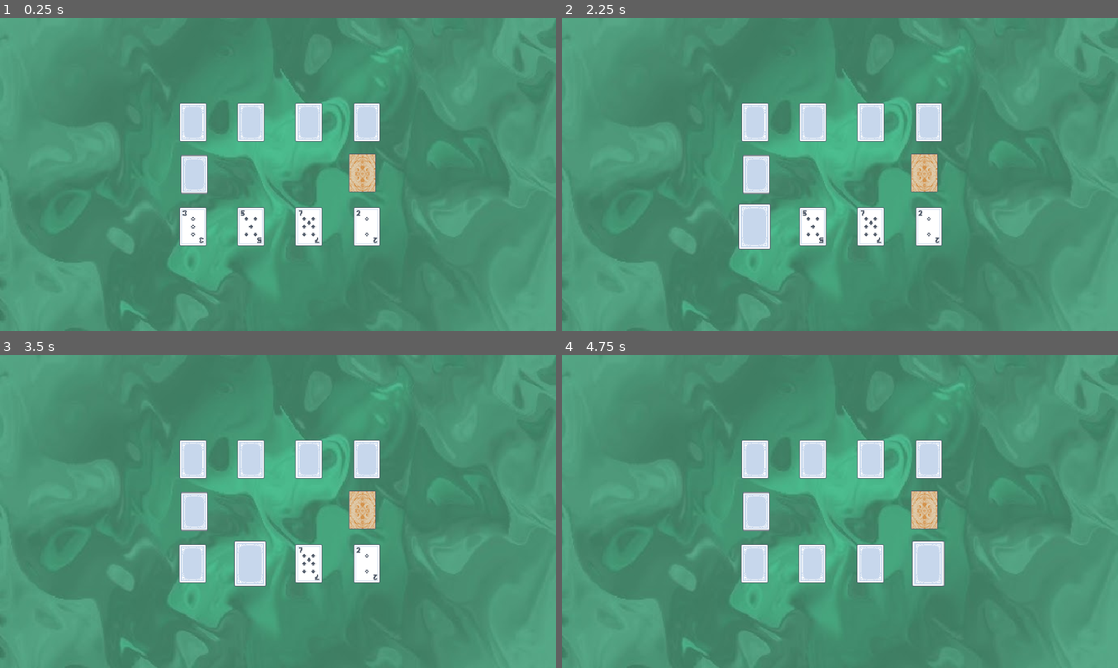
Above: before the commit, frames 1-4 (two rows, left to right).
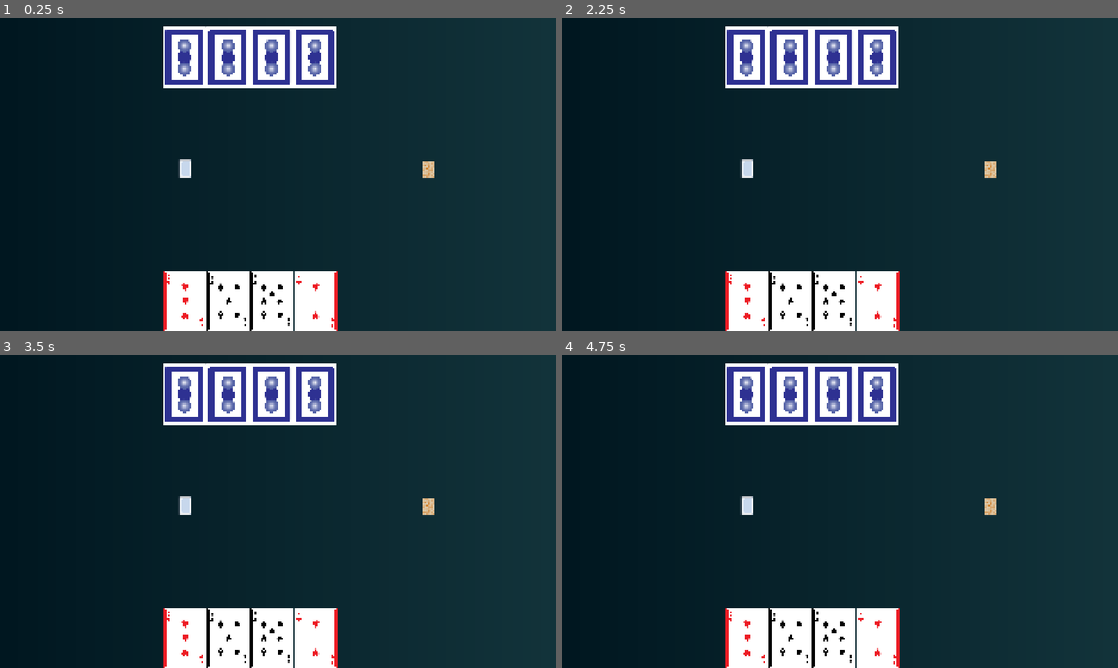
Above: after the commit, the same moments.

Repository: nmanteiga/BrinQo-Quantum-GameJam
Game: Godot game, scene res://scenes/table/table.tscn
The game is run twice, just before and just after one commit, with the same random seed, the same clock (stepped at 60 frames per second) and the same inputs.
Inputs (mouse positions are in pixels of both pictures, inside the frame that each line leads up to):
- Up to frame 1 (0.25 s): no input
- Up to frame 2 (2.25 s): tap Enter at 0.5, 2 s; move the mouse to (756, 174) at 0.52 s; click (756, 174) at 0.67 s; tap Space at 1.25 s; move the mouse to (923, 174) at 1.27 s; click (923, 174) at 1.42 s; move the mouse to (756, 227) at 2.02 s; click (756, 227) at 2.17 s
- Up to frame 3 (3.5 s): tap Space at 2.75 s; move the mouse to (250, 564) at 2.77 s; click (250, 564) at 2.92 s
- Up to frame 4 (4.75 s): tap Enter at 3.5 s; move the mouse to (867, 564) at 3.52 s; click (867, 564) at 3.67 s; tap Space at 4.25 s; move the mouse to (928, 564) at 4.27 s; click (928, 564) at 4.42 s

The runs differ from the first frame. In frame 1, 100% of the frame differs, in the area x 0-100%, y 0-100%; in frame 2, 100%; in frame 3, 100%; in frame 4, 100%.

Commit message:
new asset applied

Diff:
--- /dev/null
+++ b/assets/cards/collision_carta.tres
@@ -0,0 +1,4 @@
+[gd_resource type="RectangleShape2D" format=3 uid="uid://cnq8juxgml0mg"]
+
+[resource]
+size = Vector2(751, 1048)
--- a/project.godot
+++ b/project.godot
@@ -16,8 +16,8 @@
 
 [display]
 
-window/size/viewport_width=864
-window/size/viewport_height=486
+window/size/viewport_width=1920
+window/size/viewport_height=1080
 window/stretch/mode="canvas_items"
 
 [physics]
--- a/scenes/cards/card.gd
+++ b/scenes/cards/card.gd
@@ -20,13 +20,27 @@
 signal hovered
 signal hovered_off
 
+@export var card_scale : float = 0.2
+var base_scale : Vector2
+
 func _ready():
+	base_scale = Vector2(card_scale, card_scale)
+	scale = base_scale
+	# Adjust collision to match sprite after scaling
+	adjust_collision_shape()
 	get_parent().connect_card_signals(self)
 	update_visuals()
 
+func adjust_collision_shape():
+	var collision = $CollisionShape2D
+	if collision and collision.shape is RectangleShape2D and sprite.texture:
+		var card_width = sprite.texture.get_width() / sprite.hframes
+		var card_height = sprite.texture.get_height() / sprite.vframes
+		collision.shape.size = Vector2(card_width, card_height)
+
 func setup_card(p_id: int, p_is_player: int):
 	tipo_carta = Tipo.NORMAL
-	suit = p_id / 13
+	suit = p_id / 13 + 1
 	value = p_id % 13
 	controlled_by_player = p_is_player
 	if p_is_player == 2:
@@ -45,13 +59,13 @@
 func update_visuals():
 	if tipo_carta == Tipo.NORMAL:
 		sprite.texture = textura_poker
-		sprite.hframes = 14
-		sprite.vframes = 4
+		sprite.hframes = 13
+		sprite.vframes = 5
 
 		if face_up:
-			sprite.frame = (suit * 14) + value
+			sprite.frame = suit * 13 + value
 		else:
-			sprite.frame = 27
+			sprite.frame = 0
 
 	else:
 		sprite.texture = textura_especial
@@ -74,7 +88,7 @@
 func _on_input_event(viewport, event, shape_idx):
 	if event is InputEventMouseButton and event.pressed and event.button_index == MOUSE_BUTTON_LEFT:
 		if controlled_by_player != 1: return
-		flip_card()
+		#flip_card()
 
 
 func flip_card():
--- a/scenes/cards/card.tscn
+++ b/scenes/cards/card.tscn
@@ -1,25 +1,24 @@
 [gd_scene format=3 uid="uid://cpsfq4niew1e7"]
 
 [ext_resource type="Script" uid="uid://b47gjrqyind0r" path="res://scenes/cards/card.gd" id="1_0qqw3"]
-[ext_resource type="Texture2D" uid="uid://clou8mgcdcvby" path="res://assets/cards/cardsLarge_tilemap_packed.png" id="2_jl6rh"]
 [ext_resource type="Texture2D" uid="uid://dx7lytm5ijdvx" path="res://assets/cards/mazo_especial.png" id="3_jl6rh"]
-
-[sub_resource type="RectangleShape2D" id="RectangleShape2D_73nwn"]
-size = Vector2(40, 56)
+[ext_resource type="Texture2D" uid="uid://ossgsfcy48s1" path="res://assets/cards/standardDeck_v01.png" id="4_1q37b"]
+[ext_resource type="Shape2D" uid="uid://cnq8juxgml0mg" path="res://assets/cards/collision_carta.tres" id="4_73nwn"]
 
 [node name="card" type="Area2D" unique_id=2039611704]
 script = ExtResource("1_0qqw3")
-textura_poker = ExtResource("2_jl6rh")
+textura_poker = ExtResource("4_1q37b")
 textura_especial = ExtResource("3_jl6rh")
 
 [node name="Sprite2D" type="Sprite2D" parent="." unique_id=377275874]
-texture = ExtResource("2_jl6rh")
-hframes = 14
-vframes = 4
+texture = ExtResource("4_1q37b")
+hframes = 13
+vframes = 5
 
 [node name="CollisionShape2D" type="CollisionShape2D" parent="." unique_id=609577973]
-position = Vector2(-1, 0)
-shape = SubResource("RectangleShape2D_73nwn")
+position = Vector2(6.5, 0)
+shape = ExtResource("4_73nwn")
+one_way_collision_margin = 0.0
 
 [connection signal="input_event" from="." to="." method="_on_input_event"]
 [connection signal="mouse_entered" from="." to="." method="_on_mouse_entered"]
--- a/scenes/table/table.gd
+++ b/scenes/table/table.gd
@@ -70,7 +70,7 @@
 		cartas_en_mano_rival += 1
 
 func colocar_carta(carta, marker, indice):
-	var separacion = Vector2(90 * indice, 0)
+	var separacion = Vector2(150 * indice, 0)
 	carta.position = marker.position + separacion
 
 func check_carta():
@@ -107,11 +107,11 @@
 
 func highlight_card(carta, hovered):
 	if hovered:
-		carta.scale = Vector2(1.2, 1.2)
+		carta.scale = carta.base_scale * 1.2
 		carta.z_index = 2
 	else:
 		#al deshoverear deshacemos el aumento de tamaño
-		carta.scale = Vector2(1, 1)
+		carta.scale = carta.base_scale
 		carta.z_index = 1
 
 func _input(event):
--- a/scenes/table/table.tscn
+++ b/scenes/table/table.tscn
@@ -1,16 +1,24 @@
 [gd_scene format=3 uid="uid://6vvx8lbe4stq"]
 
-[ext_resource type="Texture2D" uid="uid://dobvo1pqegxwa" path="res://assets/background/balatro_background.jpg" id="1_ov72x"]
 [ext_resource type="Script" uid="uid://ugthjc2fmrll" path="res://scenes/table/table.gd" id="1_wpgb8"]
 [ext_resource type="PackedScene" uid="uid://cpsfq4niew1e7" path="res://scenes/cards/card.tscn" id="2_qxbf1"]
 [ext_resource type="Texture2D" uid="uid://clou8mgcdcvby" path="res://assets/cards/cardsLarge_tilemap_packed.png" id="3_0y6hh"]
 [ext_resource type="Texture2D" uid="uid://dx7lytm5ijdvx" path="res://assets/cards/mazo_especial.png" id="4_vd5qv"]
+
+[sub_resource type="Gradient" id="Gradient_wpgb8"]
+offsets = PackedFloat32Array(0, 0.9819277)
+colors = PackedColorArray(0, 0.09019608, 0.1254902, 1, 0.07582194, 0.20809513, 0.23577589, 1)
+
+[sub_resource type="GradientTexture2D" id="GradientTexture2D_0y6hh"]
+gradient = SubResource("Gradient_wpgb8")
 
 [sub_resource type="RectangleShape2D" id="RectangleShape2D_0y6hh"]
 size = Vector2(40, 58)
 
 [sub_resource type="RectangleShape2D" id="RectangleShape2D_vd5qv"]
 size = Vector2(40, 58)
+
+[sub_resource type="RectangleShape2D" id="RectangleShape2D_wpgb8"]
 
 [node name="table" type="Node2D" unique_id=719587053]
 script = ExtResource("1_wpgb8")
@@ -20,29 +28,29 @@
 anchors_preset = 15
 anchor_right = 1.0
 anchor_bottom = 1.0
-offset_right = 864.0
-offset_bottom = 486.0
+offset_right = 2098.0
+offset_bottom = 1231.0
 grow_horizontal = 2
 grow_vertical = 2
-texture = ExtResource("1_ov72x")
+texture = SubResource("GradientTexture2D_0y6hh")
 expand_mode = 1
 stretch_mode = 6
 
 [node name="mano_p1" type="Marker2D" parent="." unique_id=154113500]
-position = Vector2(300, 324)
+position = Vector2(639, 977)
 gizmo_extents = 6.3
 
 [node name="mano_p2" type="Marker2D" parent="." unique_id=549011302]
-position = Vector2(300, 162)
+position = Vector2(636, 136)
 
 [node name="zonaJuego_p1" type="Marker2D" parent="." unique_id=1282993710]
-position = Vector2(482, 243)
+position = Vector2(1220, 529)
 
 [node name="zonaJuego_p2" type="Marker2D" parent="." unique_id=1385558279]
-position = Vector2(382, 243)
+position = Vector2(900, 529)
 
 [node name="mazoNormal" type="Area2D" parent="." unique_id=204766976]
-position = Vector2(302, 243)
+position = Vector2(639, 520)
 
 [node name="Sprite2D" type="Sprite2D" parent="mazoNormal" unique_id=341006356]
 texture = ExtResource("3_0y6hh")
@@ -54,7 +62,7 @@
 shape = SubResource("RectangleShape2D_0y6hh")
 
 [node name="mazoEspecial" type="Area2D" parent="." unique_id=225839669]
-position = Vector2(562, 243)
+position = Vector2(1480, 526)
 
 [node name="Sprite2D" type="Sprite2D" parent="mazoEspecial" unique_id=359631183]
 texture = ExtResource("4_vd5qv")
@@ -65,5 +73,13 @@
 position = Vector2(1, -2)
 shape = SubResource("RectangleShape2D_vd5qv")
 
+[node name="Descartes1" type="Node2D" parent="." unique_id=1941461803]
+position = Vector2(829, 529)
+
+[node name="Area2D" type="Area2D" parent="Descartes1" unique_id=343982799]
+
+[node name="CollisionShape2D" type="CollisionShape2D" parent="Descartes1/Area2D" unique_id=998354146]
+shape = SubResource("RectangleShape2D_wpgb8")
+
 [connection signal="input_event" from="mazoNormal" to="." method="_on_mazo_normal_input_event"]
 [connection signal="input_event" from="mazoEspecial" to="." method="_on_mazo_especial_input_event"]
Not shown, added: assets/cards/heartHand.png.import
Not shown, added: assets/cards/standardDeck_v01.png.import
